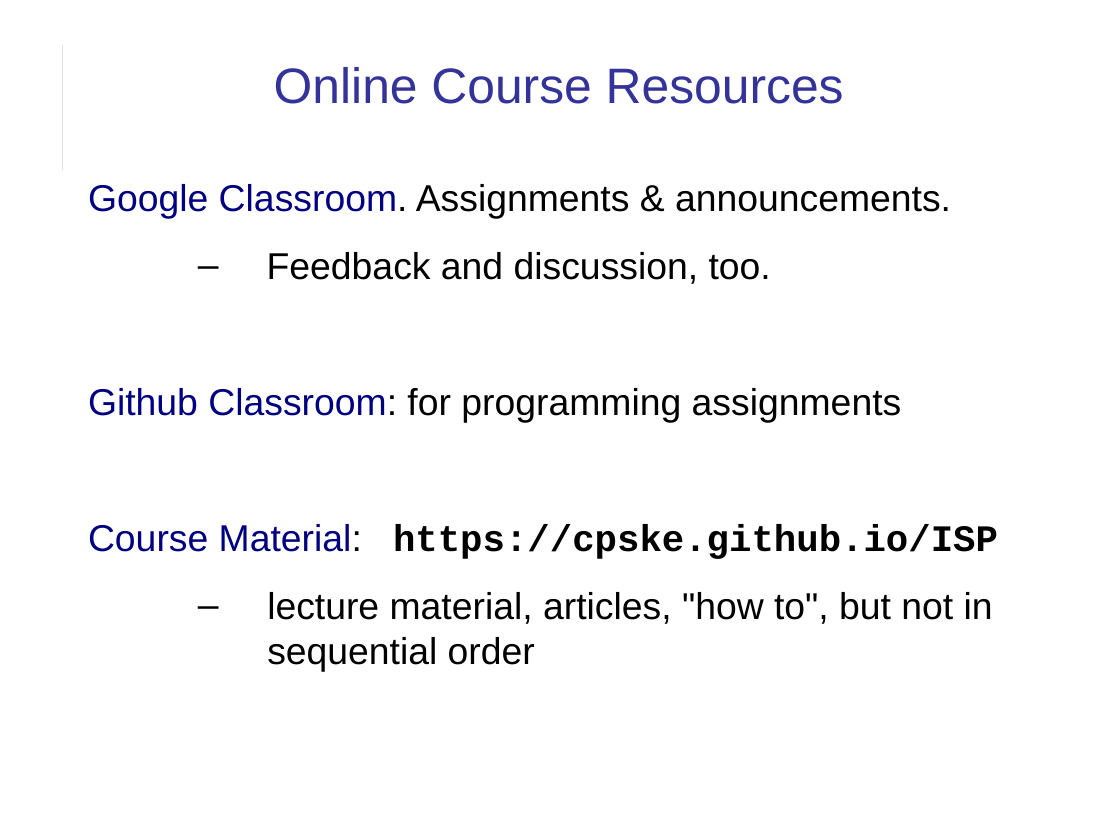
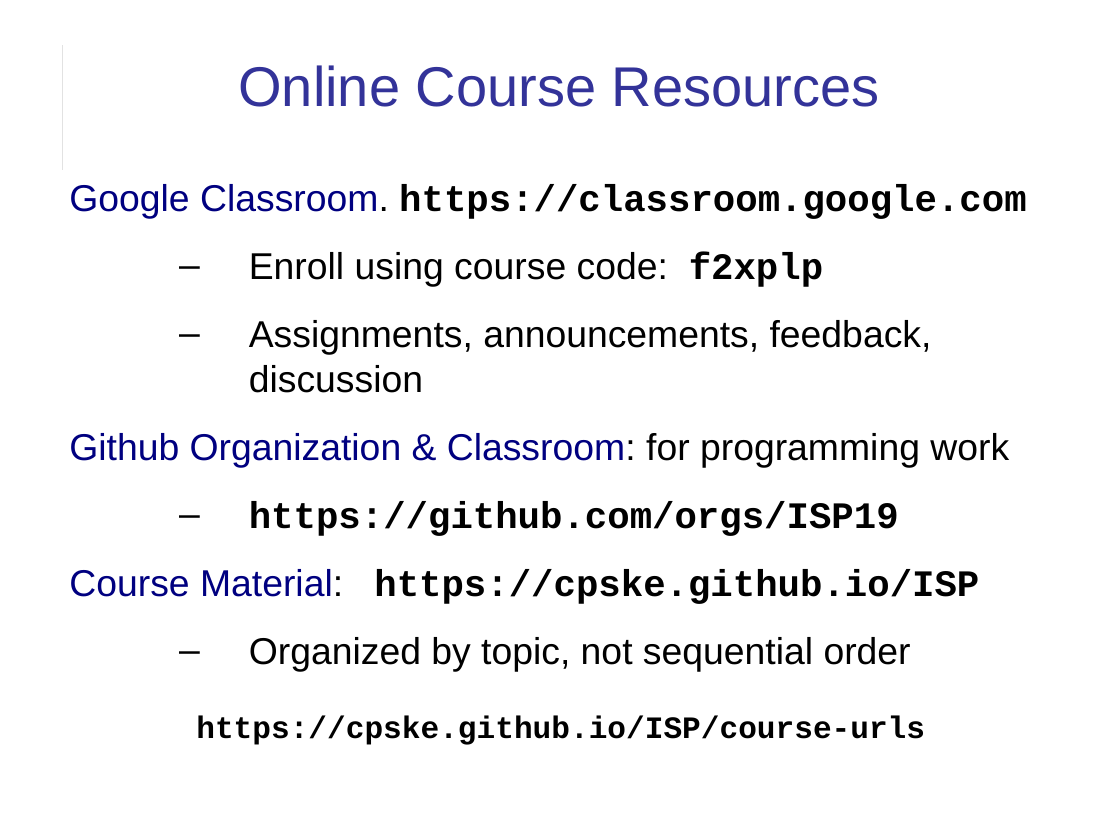
Before and after one commit to cpske/ISP, a slide deck: slide 16 of intro/Introduction-to-Course.ppt (slide 12 before the commit). Drawn at 1120x840 pixels with LibreOffice and Linux fonts; fonts in the diff are those of the drawing. Boxes give left, top, right and bottom in pixels: in the first picture for what was removed or moved away, otherwise in the second. Text is boxed around its words. In the diff, an @@ line names an element or a change of style, - is before the commit and + after.

Commit message:
minor update to course intro

```diff
--- a/intro/Introduction-to-Course.ppt
+++ b/intro/Introduction-to-Course.ppt
@@ title "Online Course Resources" at <box>238,65,880,107</box>: size 32 to 36 pt @@
@@ text "Google Classroom. https://classroom.google.com": place and size @@
-text "Google Classroom. https://classroom.google.com" at <box>88,184,998,672</box>
+text "Google Classroom. https://classroom.google.com" at <box>69,184,1026,745</box>
@@ text at <box>69,184,1026,536</box>: text changed @@
-Google Classroom. Assignments & announcements.
-  – Feedback and discussion, too.
-Github Classroom: for programming assignments
+Google Classroom. https://classroom.google.com
+  – Enroll using course code: f2xplp
+  – Assignments, announcements, feedback, discussion
+Github Organization & Classroom: for programming work
+  – https://github.com/orgs/ISP19
@@ text at <box>69,569,979,604</box>: indent changed @@
@@ text at <box>196,637,925,745</box>: text changed; size 24 to 20 pt; font Arial to Courier New; bold on @@
-  – lecture material, articles, "how to", but not in sequential order
+  – Organized by topic, not sequential order
+https://cpske.github.io/ISP/course-urls
```
Also in this commit, not shown: 6 other slides changed, 4 slides added, 5 other files.
